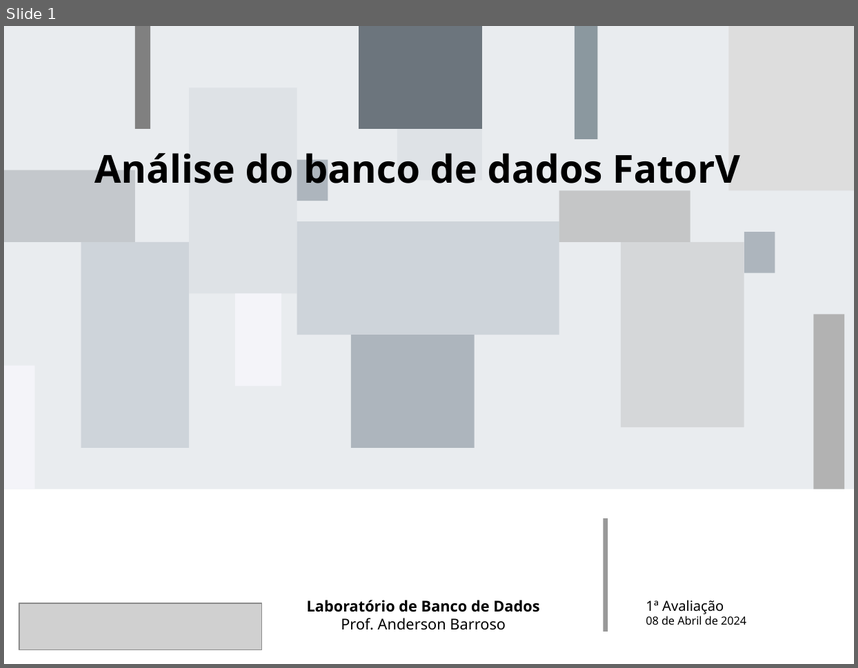
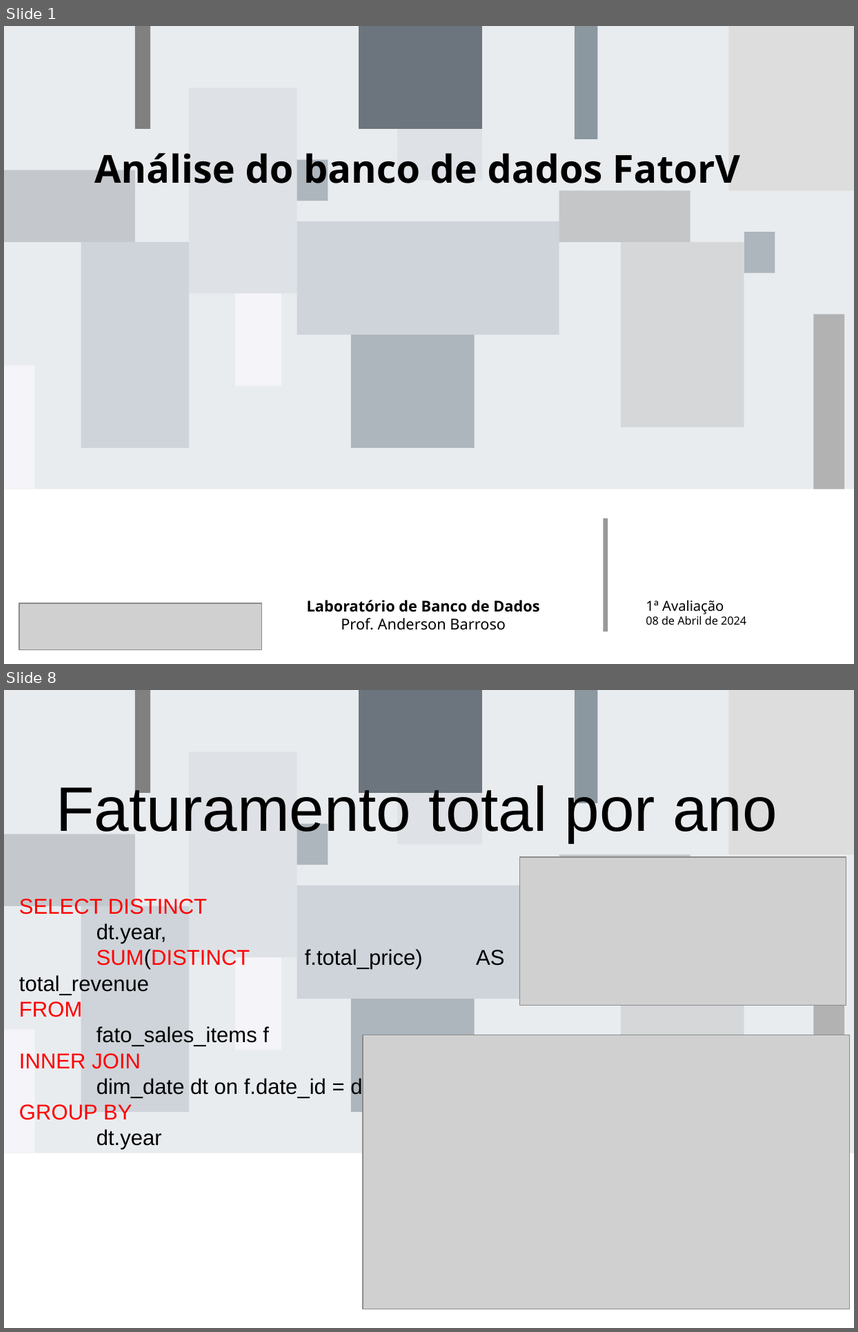
Before and after one commit to renemichelnunes/banco, a slide deck: ETL results.odp. Shown one above the other, each under a label of ours: slide 1 before the commit, slides 1 and 8 after it; the slides between them are not shown. The pictures are 858x668 and 858x1332 pixels, drawn with LibreOffice and Linux fonts; fonts in the diff are those of the drawing; grey boxes stand for pictures. Boxes give left, top, right and bottom in pixels: in the first picture for what was removed or moved away, otherwise in the second. Text is boxed around its words. In the diff, an @@ line names an element or a change of style, - is before the commit and + after.

```diff
--- a/ETL results.odp
+++ b/ETL results.odp
@@ slide 8 added at (4, 690, 854, 1328), background #FFFFFF; not listed: 17 template elements that a slide beside it also shows @@
@@ title added at (56, 781, 777, 842), 58.6 pt, text #000000 @@
+Faturamento total por ano
@@ picture added at (520, 858, 846, 1005) @@
@@ subtitle added at (19, 898, 444, 1120), 20 pt, text #000000 @@
+SELECT DISTINCT
+dt.year,
+SUM(DISTINCT f.total_price) AS total_revenue
+FROM
+fato_sales_items f
+INNER JOIN
+dim_date dt on f.date_id = dt.date_id
+GROUP BY
+dt.year
@@ picture added at (363, 1035, 849, 1309) @@
```
Also in this commit, not shown: 2 slides changed, 4 other slides added.
